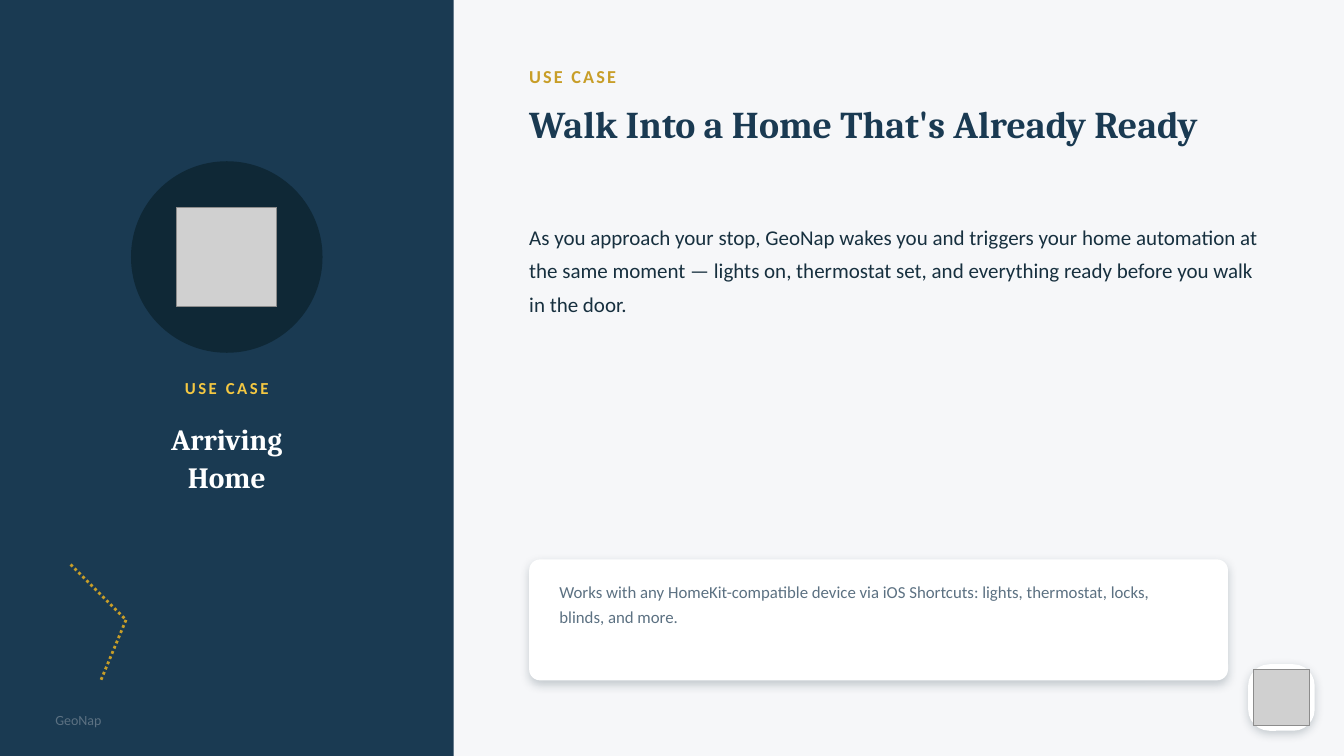
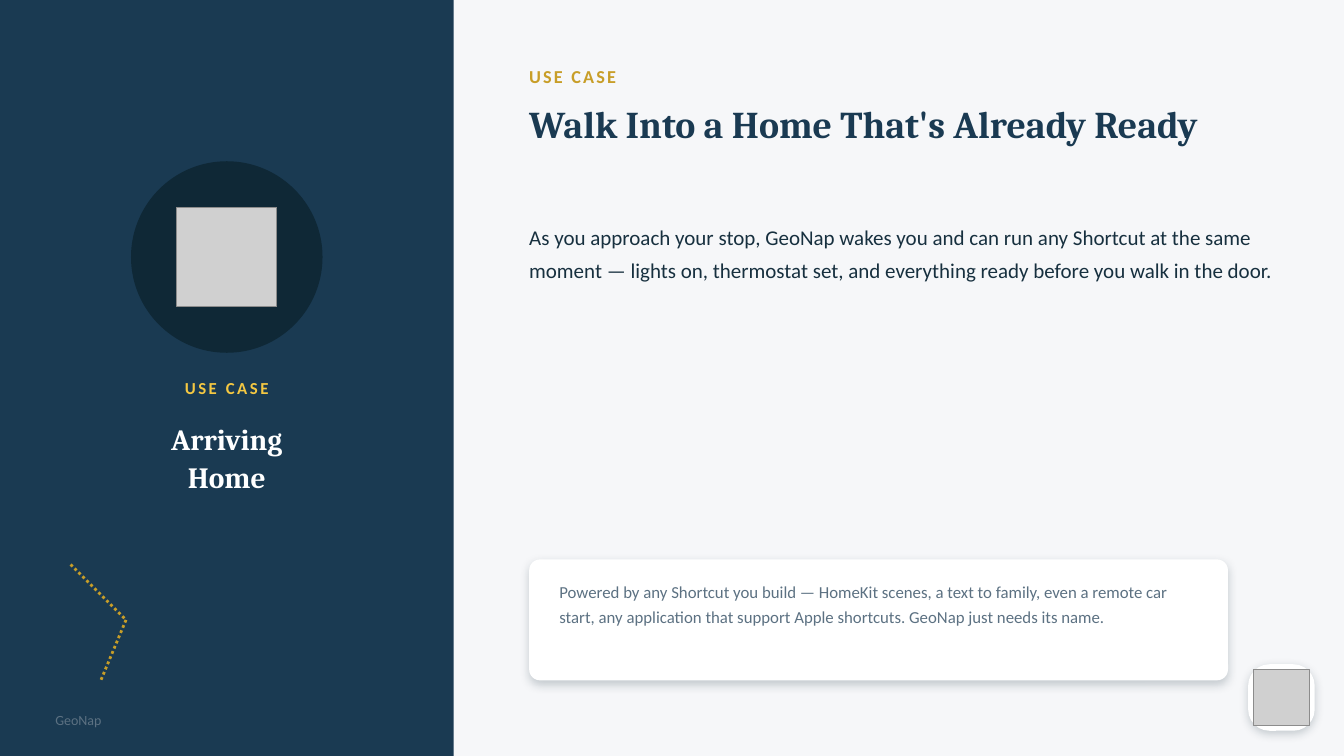
Before and after one commit to rmbartis/GeoNap, a slide deck: slide 8 of docs/GeoNap Presentations/GeoNap_Marketing_Deck.pptx. Drawn at 1344x756 pixels with LibreOffice and Linux fonts; fonts in the diff are those of the drawing; grey boxes stand for pictures. Boxes give left, top, right and bottom in pixels: in the first picture for what was removed or moved away, otherwise in the second. Text is boxed around its words. In the diff, an @@ line names an element or a change of style, - is before the commit and + after.

```diff
--- a/docs/GeoNap Presentations/GeoNap_Marketing_Deck.pptx
+++ b/docs/GeoNap Presentations/GeoNap_Marketing_Deck.pptx
@@ text at bbox=[529, 230, 1272, 282]: text changed @@
-As you approach your stop, GeoNap wakes you and triggers your home automation at the same moment — lights on, thermostat set, and everything ready before you walk in the door.
+As you approach your stop, GeoNap wakes you and can run any Shortcut at the same moment — lights on, thermostat set, and everything ready before you walk in the door.
@@ text at bbox=[559, 586, 1167, 626]: text changed @@
-Works with any HomeKit-compatible device via iOS Shortcuts: lights, thermostat, locks, blinds, and more.
+Powered by any Shortcut you build — HomeKit scenes, a text to family, even a remote car start, any application that support Apple shortcuts. GeoNap just needs its name.
```
Also in this commit, not shown: 2 other slides changed, 11 other files.
